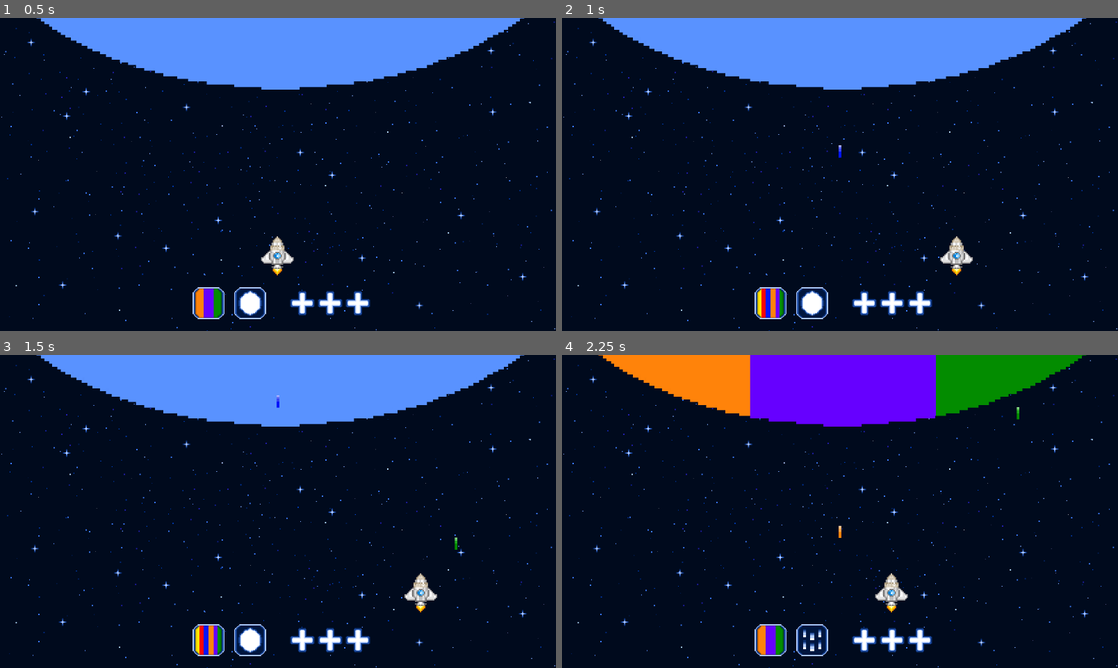
Above: before the commit, frames 1-4 (two rows, left to right).
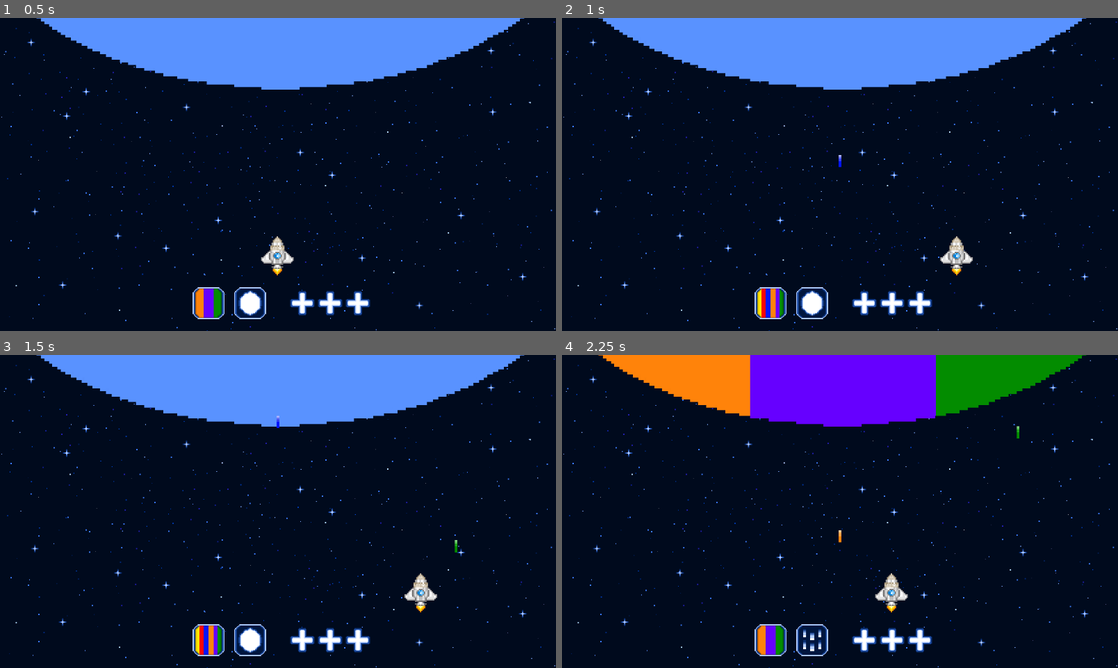
Above: after the commit, the same moments.

Repository: Annars30/GithubRepos-FINAL-project-ver1
Game: Godot game, scene res://Scenes/game.tscn
Two runs of this game, one before a commit and one after it. Both use one fixed random seed, a clock stepped at 60 frames per second and the inputs below.
Inputs (mouse positions are in pixels of both pictures, inside the frame that each line leads up to):
- Up to frame 1 (0.5 s): no input
- Up to frame 2 (1 s): tap Enter at 0.5 s; move the mouse to (773, 302) at 0.52 s; hold Right (move_right) from 0.53 s (still down); hold B (fire_blue) from 0.53 s (still down); click (773, 302) at 0.67 s
- Up to frame 3 (1.5 s): move the mouse to (250, 639) at 1.27 s; release Right (move_right) at 1.28 s; release B (fire_blue) at 1.28 s; hold Left (move_left) from 1.28 s (still down); tap G (fire_green) at 1.35 s; click (250, 639) at 1.42 s
- Up to frame 4 (2.25 s): move the mouse to (895, 442) at 2.02 s; release Left (move_left) at 2.03 s; hold Right (move_right) from 2.03 s (still down); hold O (fire_orange) from 2.03 s (still down)

Frame 1 is identical in both runs. In frame 2, less than 0.1% of the frame differs, in the area x 49-51%, y 40-48%; in frame 3, less than 0.1%; in frame 4, less than 0.1%, in the area x 49-83%, y 16-60%.

Commit message:
Update ship_beam.gd

Diff:
--- a/Scripts/ship_beam.gd
+++ b/Scripts/ship_beam.gd
@@ -1,16 +1,19 @@
 extends Area2D
-
+class_name ShipBeam
 @export var sprite_list: Array[Texture2D]
 @onready var ship_beam: Sprite2D = $Sprite2D
-@export var speed: float = 400
+@export var speed: float = 350
 var direction: Vector2
 @export var color_id: int = 0
+
+func _ready() -> void:
+	ship_beam.texture = sprite_list[color_id]
 
 
 func _physics_process(delta):
 	position += direction * speed * delta
 
-func _ready() -> void:
-	ship_beam.texture = sprite_list[color_id]
 
-#func collision():
+func _on_area_entered(area: Area2D) -> void:
+	if area is ShipBeam:
+		queue_free()
